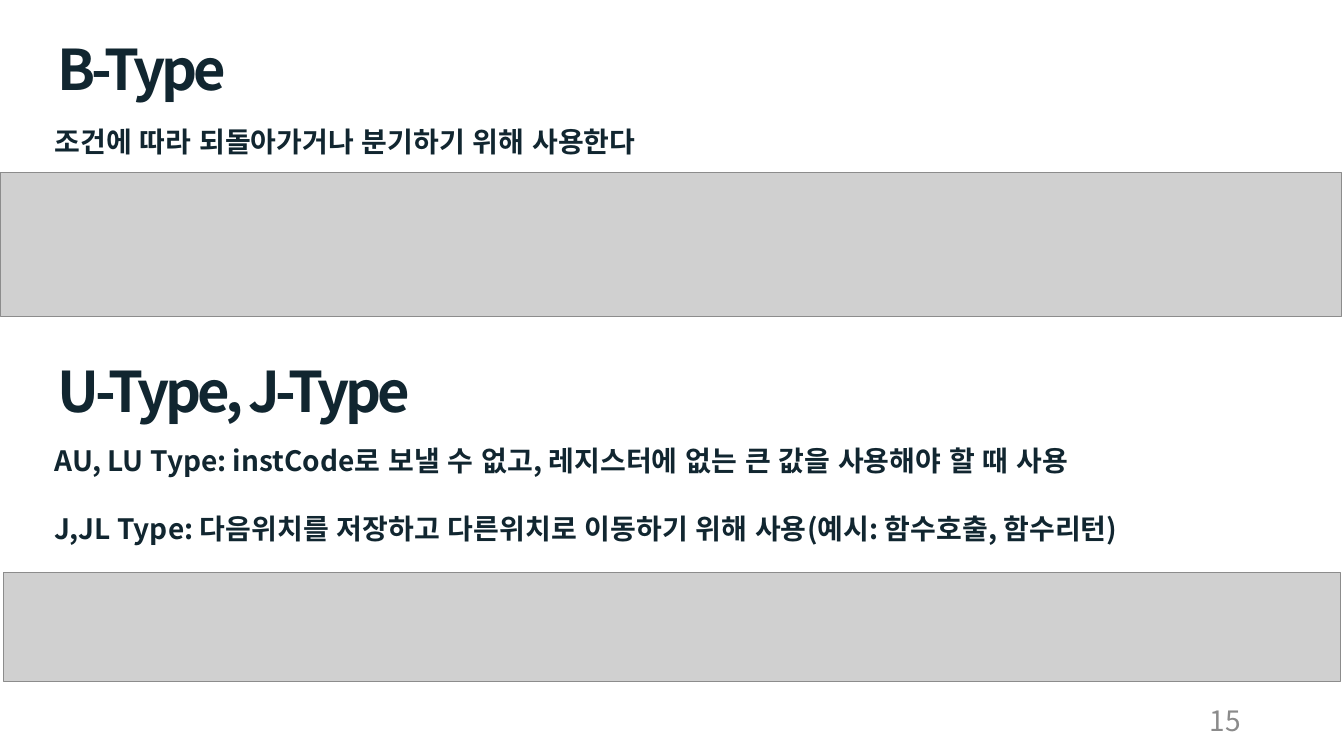
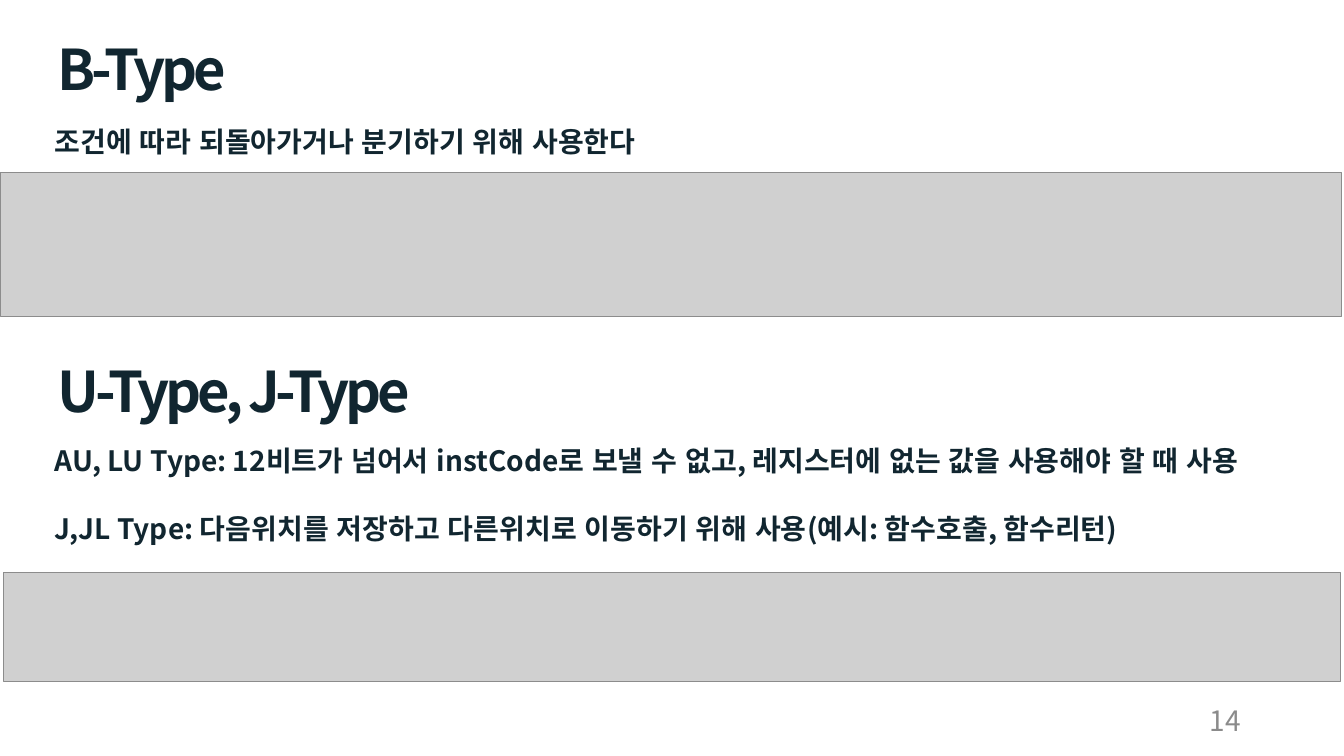
Before and after one commit to cong2738/my_RISC-V, a slide deck: slide 14 of Single Cycle RISC-V 발표_박호윤.pptx (slide 15 before the commit). Drawn at 1344x756 pixels with LibreOffice and Linux fonts; fonts in the diff are those of the drawing; grey boxes stand for pictures. Boxes give left, top, right and bottom in pixels: in the first picture for what was removed or moved away, otherwise in the second. Text is boxed around its words. In the diff, an @@ line names an element or a change of style, - is before the commit and + after.

```diff
--- a/Single Cycle RISC-V 발표_박호윤.pptx
+++ b/Single Cycle RISC-V 발표_박호윤.pptx
@@ text at [55,447,1239,478]: text changed @@
-AU, LU Type: instCode로 보낼 수 없고, 레지스터에 없는 큰 값을 사용해야 할 때 사용
+AU, LU Type: 12비트가 넘어서 instCode로 보낼 수 없고, 레지스터에 없는 값을 사용해야 할 때 사용
@@ page number at [1210,710,1241,731]: text changed @@
-15
+14
```
Also in this commit, not shown: 13 other slides changed, 1 slide added, 7 other files.
